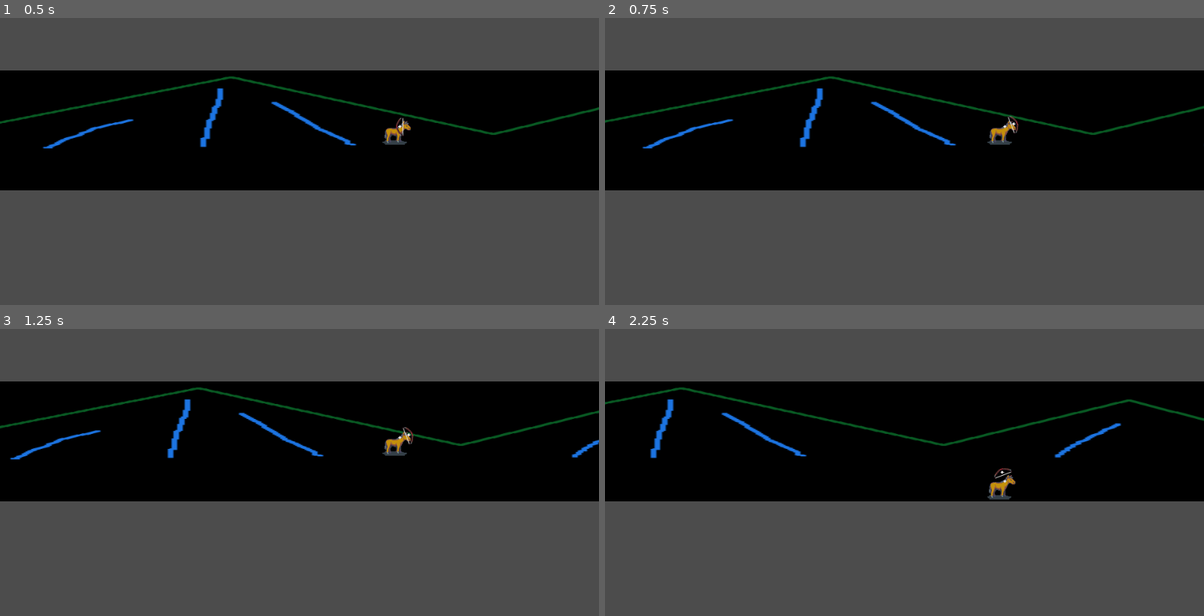
Above: before the commit, frames 1-4 (two rows, left to right).
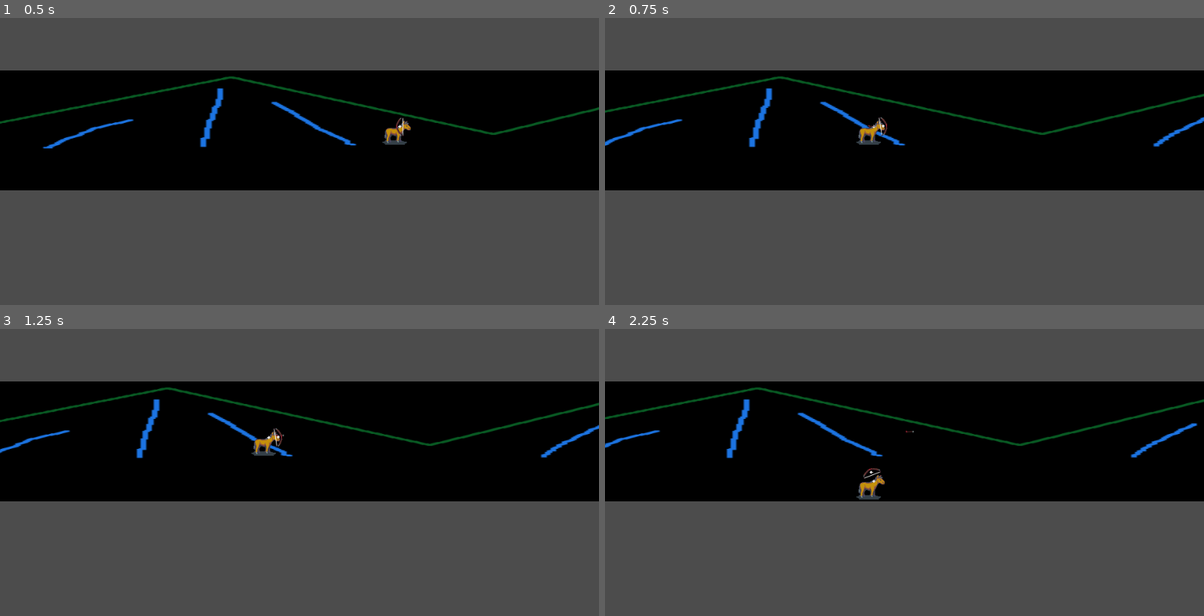
Above: after the commit, the same moments.

Repository: discolingua/centaur
Game: Godot game, scene res://scenes/GameWorld.tscn
Two runs of this game, one before a commit and one after it. Both use one fixed random seed, a clock stepped at 60 frames per second and the inputs below.
Inputs (mouse positions are in pixels of both pictures, inside the frame that each line leads up to):
- Up to frame 1 (0.5 s): no input
- Up to frame 2 (0.75 s): tap Enter (ui_accept) at 0.5 s; move the mouse to (1036, 124) at 0.52 s; hold Right (ui_right) from 0.53 s (still down); click (1036, 124) at 0.6 s
- Up to frame 3 (1.25 s): keep holding Right (ui_right); tap Enter (ui_accept) at 0.77, 1.07 s; tap Space (ui_select, bound only before the commit) at 0.8 s
- Up to frame 4 (2.25 s): move the mouse to (784, 478) at 1.27 s; release Right (ui_right) at 1.28 s; hold Down (ui_down) 1.28-2.03 s; tap Space (ui_select, bound only before the commit) at 1.35 s; tap Enter (ui_accept) at 1.52, 1.55, 1.82, 2.1 s; move the mouse to (964, 357) at 2.02 s; hold Right (ui_right) from 2.03 s (still down)

Frame 1 is identical in both runs. In frame 2, 3.8% of the frame differs, in the area x 0-100%, y 20-46%; in frame 3, 3.9%; in frame 4, 3.9%.

Commit message:
revert unfuq

Diff:
--- a/project.godot
+++ b/project.godot
@@ -9,10 +9,10 @@
 config_version=4
 
 _global_script_classes=[ {
-"base": "",
-"class": "GitAPI",
-"language": "NativeScript",
-"path": "res://addons/godot-git-plugin/git_api.gdns"
+"base": "Area2D",
+"class": "Arrow",
+"language": "GDScript",
+"path": "res://scripts/Arrow.gd"
 }, {
 "base": "KinematicBody2D",
 "class": "Player",
@@ -20,7 +20,7 @@
 "path": "res://scripts/Player.gd"
 } ]
 _global_script_class_icons={
-"GitAPI": "",
+"Arrow": "",
 "Player": ""
 }
 
@@ -29,6 +29,10 @@
 config/name="centaur"
 run/main_scene="res://scenes/GameWorld.tscn"
 config/icon="res://icon.png"
+
+[autoload]
+
+WorldAudio="*res://scripts/WorldAudio.gd"
 
 [display]
 
@@ -40,11 +44,30 @@
 
 [gdnative]
 
-singletons=[ "res://addons/godot-git-plugin/git_api.gdnlib" ]
+singletons=[  ]
 
 [gui]
 
 common/drop_mouse_on_gui_input_disabled=true
+
+[input]
+
+ui_accept={
+"deadzone": 0.5,
+"events": [ Object(InputEventKey,"resource_local_to_scene":false,"resource_name":"","device":0,"alt":false,"shift":false,"control":false,"meta":false,"command":false,"pressed":false,"scancode":16777221,"physical_scancode":0,"unicode":0,"echo":false,"script":null)
+, Object(InputEventKey,"resource_local_to_scene":false,"resource_name":"","device":0,"alt":false,"shift":false,"control":false,"meta":false,"command":false,"pressed":false,"scancode":16777222,"physical_scancode":0,"unicode":0,"echo":false,"script":null)
+, Object(InputEventKey,"resource_local_to_scene":false,"resource_name":"","device":0,"alt":false,"shift":false,"control":false,"meta":false,"command":false,"pressed":false,"scancode":32,"physical_scancode":0,"unicode":0,"echo":false,"script":null)
+, Object(InputEventJoypadButton,"resource_local_to_scene":false,"resource_name":"","device":0,"button_index":0,"pressure":0.0,"pressed":false,"script":null)
+, Object(InputEventMouseButton,"resource_local_to_scene":false,"resource_name":"","device":0,"alt":false,"shift":false,"control":false,"meta":false,"command":false,"button_mask":0,"position":Vector2( 0, 0 ),"global_position":Vector2( 0, 0 ),"factor":1.0,"button_index":2,"pressed":false,"doubleclick":false,"script":null)
+ ]
+}
+ui_select={
+"deadzone": 0.5,
+"events": [ Object(InputEventJoypadButton,"resource_local_to_scene":false,"resource_name":"","device":0,"button_index":3,"pressure":0.0,"pressed":false,"script":null)
+, Object(InputEventMouseButton,"resource_local_to_scene":false,"resource_name":"","device":0,"alt":false,"shift":false,"control":false,"meta":false,"command":false,"button_mask":0,"position":Vector2( 0, 0 ),"global_position":Vector2( 0, 0 ),"factor":1.0,"button_index":1,"pressed":false,"doubleclick":false,"script":null)
+, Object(InputEventKey,"resource_local_to_scene":false,"resource_name":"","device":0,"alt":false,"shift":false,"control":false,"meta":false,"command":false,"pressed":false,"scancode":90,"physical_scancode":0,"unicode":0,"echo":false,"script":null)
+ ]
+}
 
 [physics]
 
--- /dev/null
+++ b/scenes/Arrow.tscn
@@ -0,0 +1,18 @@
+[gd_scene load_steps=4 format=2]
+
+[ext_resource path="res://scripts/Arrow.gd" type="Script" id=1]
+[ext_resource path="res://sprites/arrow1.png" type="Texture" id=2]
+
+[sub_resource type="RectangleShape2D" id=1]
+extents = Vector2( 2, 7 )
+
+[node name="Arrow" type="Area2D"]
+script = ExtResource( 1 )
+
+[node name="Sprite" type="Sprite" parent="."]
+rotation = 1.5708
+texture = ExtResource( 2 )
+
+[node name="CollisionShape2D" type="CollisionShape2D" parent="."]
+rotation = 1.5708
+shape = SubResource( 1 )
--- /dev/null
+++ b/scripts/Arrow.gd
@@ -0,0 +1,22 @@
+class_name Arrow
+extends Area2D
+
+
+# direction is set by the player or weapon object
+var direction = Vector2(-1, 0)
+var speed : float= 100.0
+
+# how many frames the arrow will live for
+var lifetime : int = 150
+
+func _ready():
+	WorldAudio.play("sfx/woosh2.ogg")
+
+
+func _physics_process(delta : float) -> void:
+	look_at(self.position + direction)
+	self.position += direction * speed * delta
+
+	lifetime -= 1
+	if lifetime <= 0:
+		queue_free()
--- a/scripts/Player.gd
+++ b/scripts/Player.gd
@@ -3,12 +3,15 @@
 
 
 # list of state machine states
-enum STATES {IDLE, WALKING, POWERING, ATTACKING}
+enum STATES {IDLE, WALKING, SHOOTING,}
 
-# movement speeds, this primarily affects the Y axis since X autoscrolls forward
+# scene for arrow instances
+const Arrow = preload("res://scenes/Arrow.tscn")
+
+# player momentum, this primarily affects the Y axis since X autoscrolls forward
 const ACCELERATION = 30
 const MAX_SPEED = 400
-const FRICTION = .1
+const FRICTION = 0.1
 
 # camera offsets for front and back lanes
 const FORWARD_LANE = -240
@@ -17,26 +20,28 @@
 # lower edge of the playfield
 const BOTTOM_EDGE = 170
 
+
 # main state variable
 var state : int = STATES.IDLE
+
+# previous state to fall back to if needed
+var lastState : int = STATES.IDLE
 
 # lane toggle
 var isFront : bool = false
 
 # forward scrolling speed
 var forwardSpeed : float = 1.0
-var targetSpeed : float = forwardSpeed
-var xAccel : float = .1
-var xMaxSpeed = 50
+
+# current bow angle
+var bowAngle : float = 0.0
 
 # store most recent non-zero movement input for setting attack direction
 var velocity : Vector2 = Vector2.ZERO
 var lastVelocity : Vector2 = Vector2.ZERO
 
-# reference to HUD components
+# world camera node
 onready var cameraNode : Node = get_node("/root/GameWorld/RootCamera")
-# onready var powerUpGauge = get_node("/root/World/HUD_GUI/PowerUpBar")
-# onready var toolDisplay = get_node("/root/World/HUD_GUI/ActiveToolDisplay")
 
 
 # call changeLane on start to set camera position
@@ -44,13 +49,24 @@
 	changeLane()
 
 
+func _input(event):
+	# Bow aiming
+	if event is InputEventMouseMotion:
+		# set projectile spawn point between player and mouse
+		bowAngle = get_angle_to(get_global_mouse_position())
+		$Shoulder/BowLoc.position = Vector2(cos(bowAngle), sin(bowAngle)) * 15
+		#print("Mouse Motion at: ", event.position)
+		print("Bow Angle: ", rad2deg(bowAngle) )
+		$Shoulder/BowLoc/BowSprite.rotation_degrees = rad2deg(bowAngle + 135)
+
+
 
 func _physics_process(delta) -> void:
-
 	# call a state-specific function
 	match state:
-		STATES.IDLE: idle(delta)
-		STATES.WALKING: walking(delta)
+		STATES.IDLE: _stateIdle(delta)
+		STATES.SHOOTING: _stateShoot(delta)
+		STATES.WALKING: _stateWalking(delta)
 
 	# scroll camera + player forward no matter what state
 	self.position.x += forwardSpeed
@@ -58,15 +74,6 @@
 
 	# clamp vertical movement
 	self.position.y = clamp(self.position.y, 0, BOTTOM_EDGE)
-
-	# accel/decel towards target speed
-	speedControl(delta)
-	if (forwardSpeed < targetSpeed):
-		forwardSpeed += xAccel
-	elif (forwardSpeed > targetSpeed):
-		forwardSpeed -= xAccel
-	forwardSpeed = clamp(forwardSpeed, 0, xMaxSpeed) #magic test numbers
-	print(forwardSpeed, "/", targetSpeed)
 
 
 # toggle between front and back lanes
@@ -81,15 +88,14 @@
 
 # read action buttons (expand to add shooting, etc.)
 func readButtons() -> void:
+	# space bar or right mouse button
 	if Input.is_action_just_pressed("ui_accept"):
 		changeLane()
+	# Z or left mouse button
+	if Input.is_action_just_pressed("ui_select"):
+		lastState = state
+		state = STATES.SHOOTING
 
-# function for controlling player target speed
-func speedControl(delta) -> void:
-	var _i = readMovement()
-	readButtons()
-	targetSpeed += _i.x
-	targetSpeed = clamp(targetSpeed, 0, xMaxSpeed) #test numbers
 
 # return normalized movement input from keyboard or gamepad
 func readMovement() -> Vector2:
@@ -102,36 +108,42 @@
 	return _i
 
 
+# state function for no input
+func _stateIdle(delta) -> void:
+	var _i = readMovement()
+	readButtons()
+	if _i != Vector2.ZERO:
+		print("Moving")
+		lastState = state
+		state = STATES.WALKING
+	else:
+		velocity = velocity.move_toward(Vector2(0, 0), FRICTION * delta)
+
+
+func _stateShoot(_delta) -> void:
+	# create arrow instance
+	var _arrow = Arrow.instance()
+	# set position to player's shoulder
+	_arrow.position = self.position + Vector2(0, -10)
+	# set velocity to bow angle
+	var _ba = Vector2(cos(bowAngle), sin(bowAngle))
+	_arrow.direction = _ba
+	# add to scene
+	get_parent().add_child(_arrow)
+	# reset stat
+	lastState = state
+	state = STATES.IDLE
+
+
 # state function for player moving vertically
-func walking(delta) -> void:
+func _stateWalking(delta) -> void:
 	var _i = readMovement()
 	readButtons()
 	if _i != Vector2.ZERO:
 		var _nv : Vector2 = Vector2(0, _i.y)
 		lastVelocity = _i
 		velocity = move_and_slide(_nv * MAX_SPEED)
-
 	else:
 		velocity = velocity.move_toward(Vector2(0, 0), FRICTION * delta)
+		lastState = state
 		state = STATES.IDLE
-
-
-# state function for no input
-func idle(delta) -> void:
-	var _i = readMovement()
-	readButtons()
-	if _i != Vector2.ZERO:
-		state = STATES.WALKING
-	else:
-		velocity = velocity.move_toward(Vector2(0, 0), FRICTION * delta)
-
-
-func _input(event):
-	# Bow aiming
-	if event is InputEventMouseMotion:
-		# set projectile spawn point between player and mouse
-		var angle = get_angle_to(get_global_mouse_position())
-		$Shoulder/BowLoc.position =  Vector2(cos(angle), sin(angle)) * 15
-		#print("Mouse Motion at: ", event.position)
-		print("Bow Angle: ", rad2deg(angle) )
-		$Shoulder/BowLoc/BowSprite.rotation_degrees = rad2deg(angle+135)
--- /dev/null
+++ b/scripts/WorldAudio.gd
@@ -0,0 +1,36 @@
+extends Node
+# global controller to manage audio playback
+# other scripts can 'WorldAudio.play("res://sfx/axeChop.wav")'
+
+var num_players = 8
+var bus = "master"
+
+var available = []  # The available players.
+var queue = []  # The queue of sounds to play.
+
+
+func _ready():
+	# Create the pool of AudioStreamPlayer nodes.
+	for i in num_players:
+		var p = AudioStreamPlayer.new()
+		add_child(p)
+		available.append(p)
+		p.connect("finished", self, "_on_stream_finished", [p])
+		p.bus = bus
+
+
+func _on_stream_finished(stream):
+	# When finished playing a stream, make the player available again.
+	available.append(stream)
+
+
+func play(sound_path):
+	queue.append(sound_path)
+
+
+func _process(_delta):
+	# Play a queued sound if any players are available.
+	if not queue.empty() and not available.empty():
+		available[0].stream = load(queue.pop_front())
+		available[0].play()
+		available.pop_front()
Not shown, added: sfx/woosh2.ogg.import
Not shown, added: sfx/woosh2.ogg
